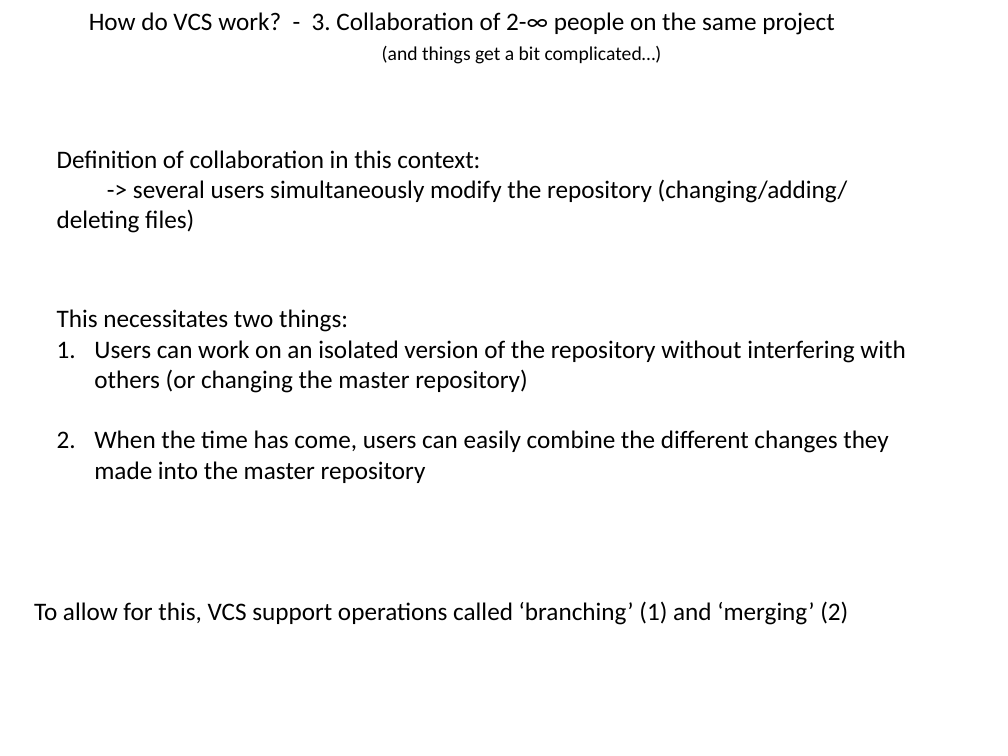
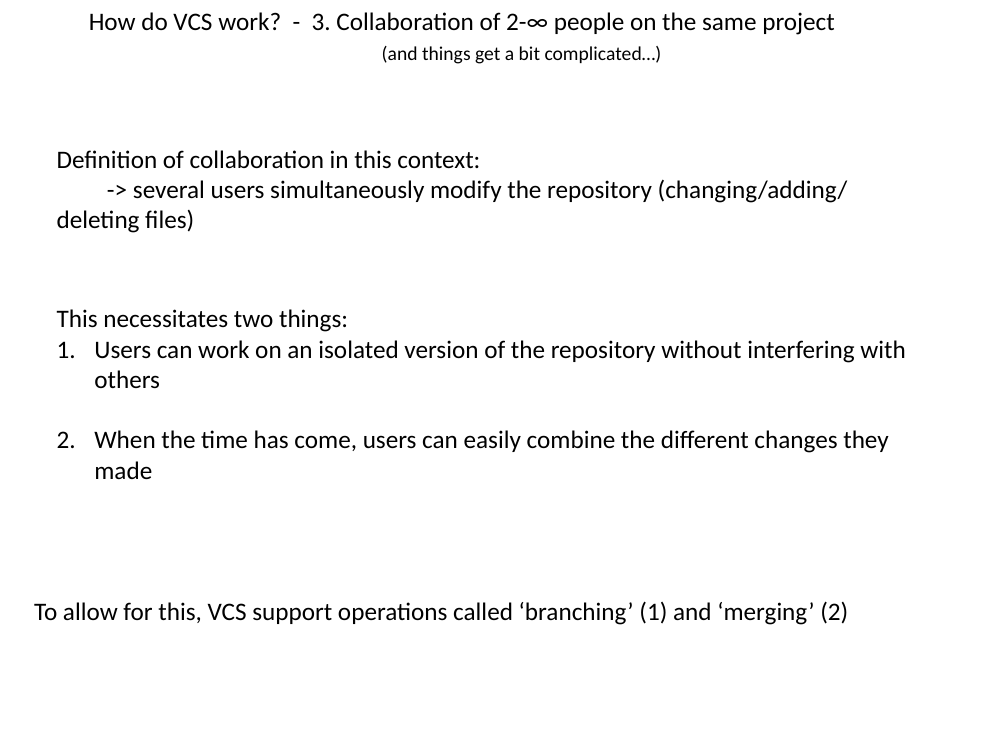
Before and after one commit to flosopher/gittalk, a slide deck: slide 8 of git_python_kurs.pptx. Drawn at 1008x756 pixels with LibreOffice and Linux fonts; fonts in the diff are those of the drawing. Boxes give left, top, right and bottom in pixels: in the first picture for what was removed or moved away, otherwise in the second. Text is boxed around its words. In the diff, an @@ line names an element or a change of style, - is before the commit and + after.

```diff
--- a/git_python_kurs.pptx
+++ b/git_python_kurs.pptx
@@ text at box(94, 340, 905, 479): text changed @@
-1. Users can work on an isolated version of the repository without interfering with others (or changing the master repository)
-2. When the time has come, users can easily combine the different changes they made into the master repository
+1. Users can work on an isolated version of the repository without interfering with others
+2. When the time has come, users can easily combine the different changes they made
```
Also in this commit, not shown: 2 other slides changed, 1 slide removed.
